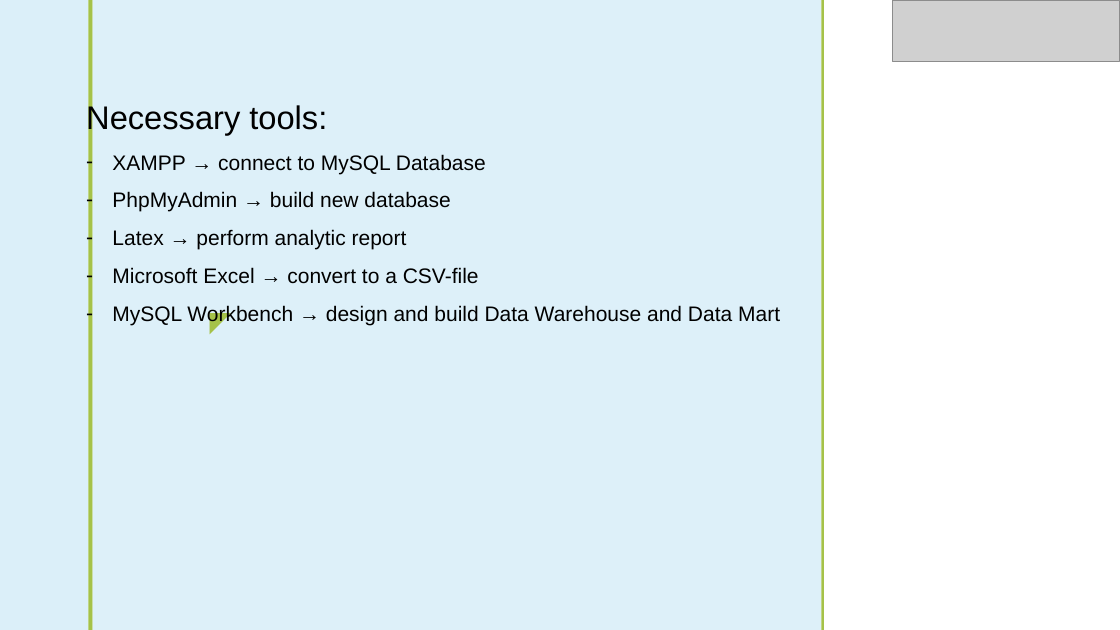
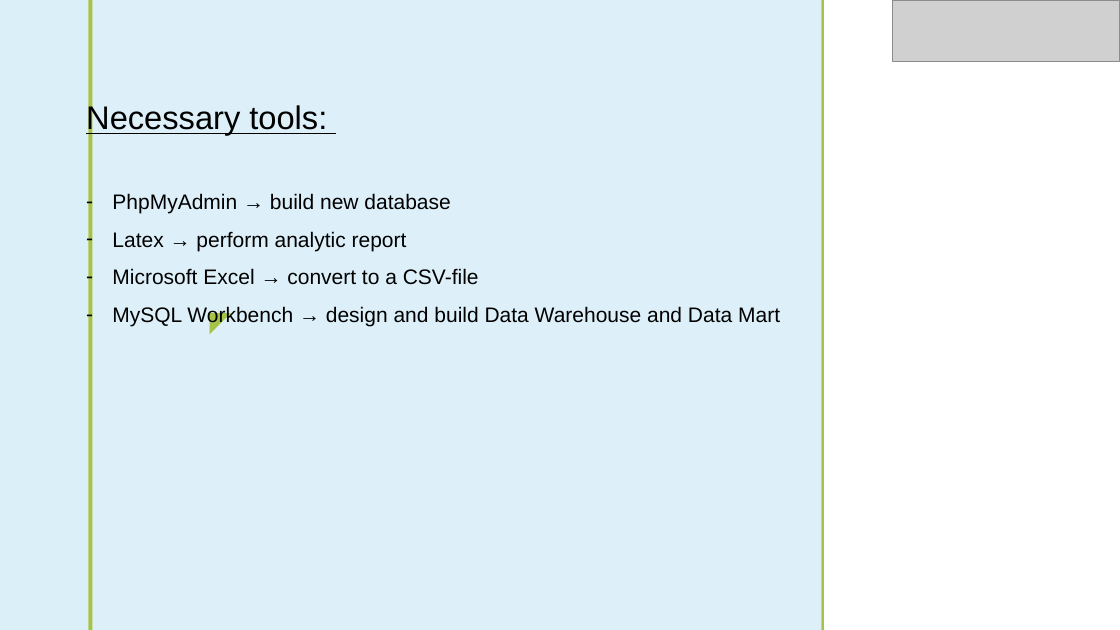
Before and after one commit to turoprophet/DAWA_DWH, a slide deck: slide 7 of DAWA.pptx. Drawn at 1120x630 pixels with LibreOffice and Linux fonts; fonts in the diff are those of the drawing; grey boxes stand for pictures; background and template pictures are left out. Boxes give left, top, right and bottom in pixels: in the first picture for what was removed or moved away, otherwise in the second. Text is boxed around its words. In the diff, an @@ line names an element or a change of style, - is before the commit and + after.

```diff
--- a/DAWA.pptx
+++ b/DAWA.pptx
@@ text at [86, 103, 327, 135]: underline on in "Necessary tools:" @@
@@ text at [112, 154, 486, 174]: paragraph removed @@
-– XAMPP → connect to MySQL Database
```
Also in this commit, not shown: 2 other slides changed.
